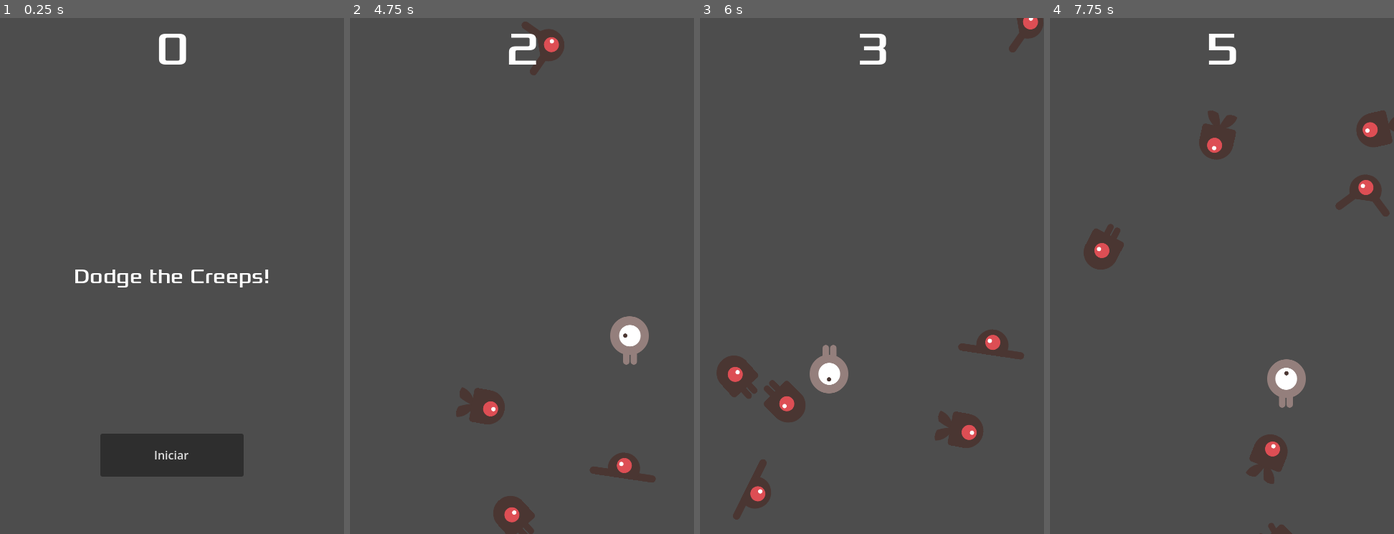
Above: before the commit, frames 1-4 (left to right).
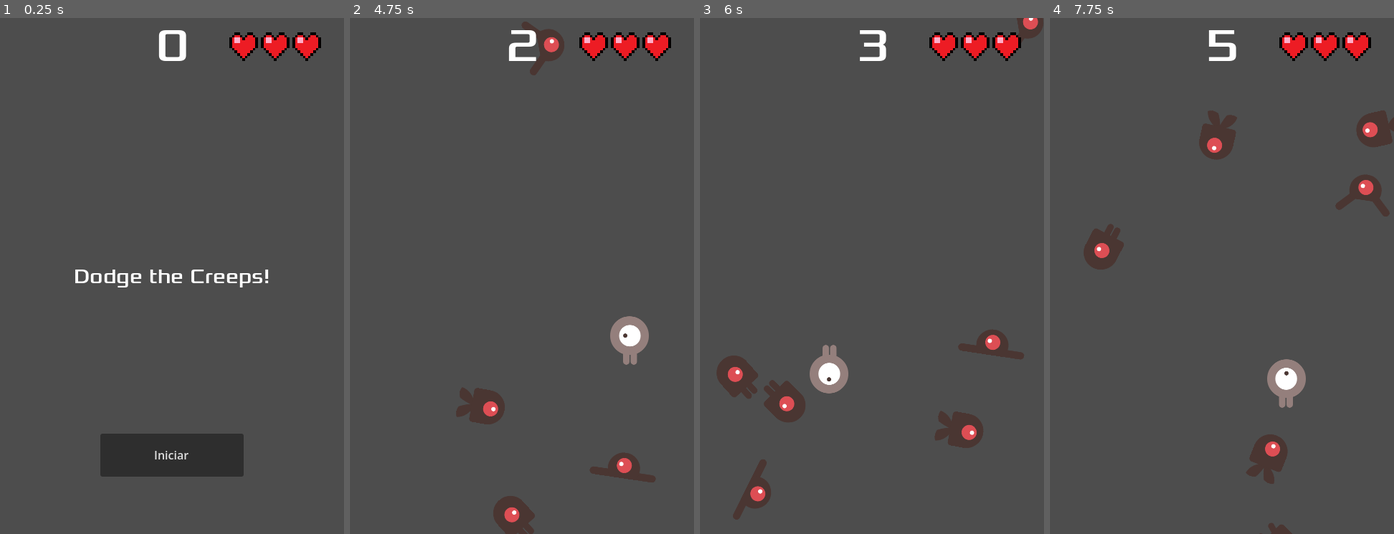
Above: after the commit, the same moments.

Repository: GuilhermeGuia/dodge-the-creeps
Game: Godot game, scene res://principal.tscn
Same seed, same stepped clock (60 frames per second), same inputs: the game is played once before the commit and once after it.
Inputs:
- Up to frame 1 (0.25 s): no input
- Up to frame 2 (4.75 s): click "Iniciar" at 0.5 s; tap Enter at 1.25 s; hold Right (mover_direita) 1.28-2.03 s; hold Down (mover_baixo) 2.03-2.78 s; hold Right (mover_direita) 2.78-3.53 s; hold Up (mover_cima) 3.53-4.28 s; hold Left (mover_esquerda) from 4.28 s (still down)
- Up to frame 3 (6 s): release Left (mover_esquerda) at 5.78 s; hold Down (mover_baixo) from 5.78 s (still down)
- Up to frame 4 (7.75 s): release Down (mover_baixo) at 6.53 s; hold Right (mover_direita) 6.53-7.28 s; hold Up (mover_cima) from 7.28 s (still down)

The runs differ from the first frame. In frame 1, 1.1% of the frame differs, in the area x 46-94%, y 2-10%; in frame 2, 1.2%; in frame 3, 1.2%; in frame 4, 1.2%.

Commit message:
feat: adicionando layout de 3 coracao na tela

Diff:
--- a/hud.tscn
+++ b/hud.tscn
@@ -2,6 +2,7 @@
 
 [ext_resource type="Script" uid="uid://n8e6iv7236yb" path="res://hud.gd" id="1_64ctp"]
 [ext_resource type="FontFile" uid="uid://cey7q3ynda82r" path="res://fonts/Xolonium-Regular.ttf" id="2_8sq4i"]
+[ext_resource type="Texture2D" uid="uid://c0ne784q1fyni" path="res://art/coracao.png" id="3_8sq4i"]
 
 [node name="HUD" type="CanvasLayer" unique_id=945564832]
 script = ExtResource("1_64ctp")
@@ -12,7 +13,7 @@
 anchor_right = 0.5
 offset_left = -186.5
 offset_right = 186.5
-offset_bottom = 88.0
+offset_bottom = 78.0
 grow_horizontal = 2
 theme_override_fonts/font = ExtResource("2_8sq4i")
 theme_override_font_sizes/font_size = 64
@@ -58,5 +59,37 @@
 wait_time = 2.0
 one_shot = true
 
+[node name="VidaContainer" type="MarginContainer" parent="." unique_id=744612917]
+anchors_preset = 1
+anchor_left = 1.0
+anchor_right = 1.0
+offset_left = -210.0
+offset_top = 20.0
+offset_right = 19.0
+offset_bottom = 60.0
+grow_horizontal = 0
+size_flags_horizontal = 4
+size_flags_vertical = 4
+
+[node name="VidaAlinhamentoH" type="HBoxContainer" parent="VidaContainer" unique_id=9641465]
+layout_mode = 2
+size_flags_horizontal = 4
+alignment = 1
+
+[node name="Coracao1" type="TextureRect" parent="VidaContainer/VidaAlinhamentoH" unique_id=2127425790]
+layout_mode = 2
+texture = ExtResource("3_8sq4i")
+expand_mode = 2
+
+[node name="Coracao2" type="TextureRect" parent="VidaContainer/VidaAlinhamentoH" unique_id=1033829770]
+layout_mode = 2
+texture = ExtResource("3_8sq4i")
+expand_mode = 2
+
+[node name="coracao3" type="TextureRect" parent="VidaContainer/VidaAlinhamentoH" unique_id=2087186662]
+layout_mode = 2
+texture = ExtResource("3_8sq4i")
+expand_mode = 2
+
 [connection signal="pressed" from="InicioButton" to="." method="_on_inicio_button_pressed"]
 [connection signal="timeout" from="MensagemTimer" to="." method="_on_mensagem_timer_timeout"]
